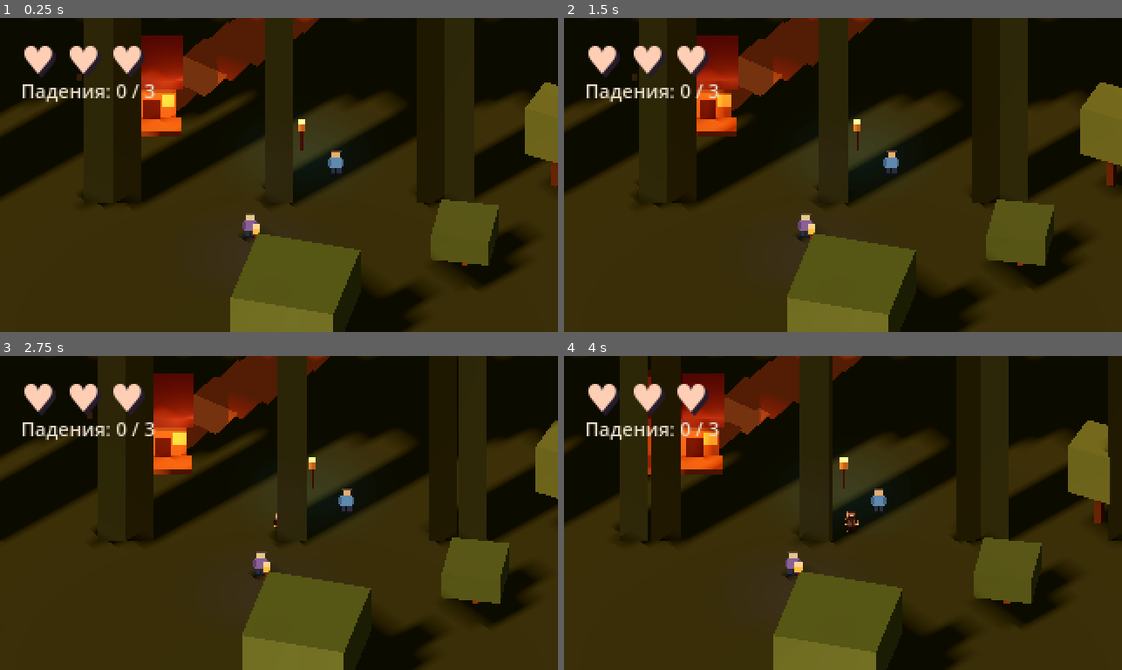
Above: before the commit, frames 1-4 (two rows, left to right).
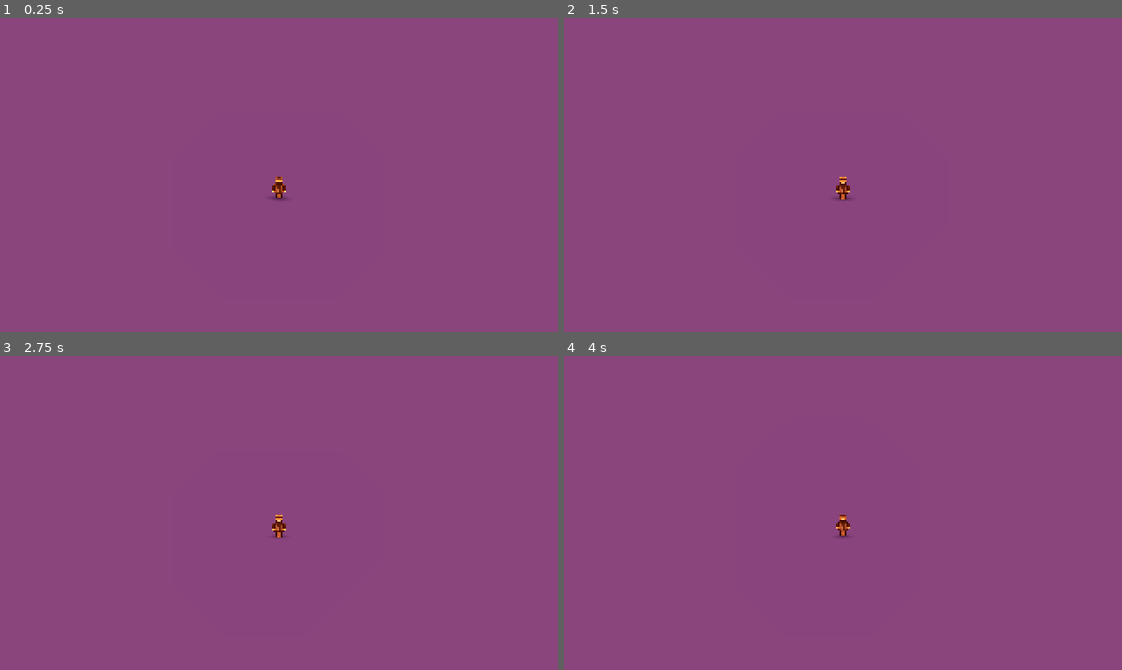
Above: after the commit, the same moments.

Repository: s1nnrockk/PIXELBOUND
Game: Godot game, scene res://scenes/test_lighting.tscn
Same seed, same stepped clock (60 frames per second), same inputs: the game is played once before the commit and once after it.
Inputs:
- Up to frame 1 (0.25 s): no input
- Up to frame 2 (1.5 s): tap Enter at 0.5 s; hold D 0.53-1.28 s; hold Ctrl 0.53-1.28 s; hold A from 1.28 s (still down); tap Shift at 1.35 s
- Up to frame 3 (2.75 s): release A at 2.03 s; hold D from 2.03 s (still down); hold Ctrl from 2.03 s (still down)
- Up to frame 4 (4 s): release Ctrl at 2.78 s; tap Shift at 2.85 s; release D at 3.53 s; hold A from 3.53 s (still down); hold Ctrl from 3.53 s (still down)

The runs differ from the first frame. In frame 1, 100% of the frame differs, in the area x 0-100%, y 0-100%; in frame 2, 100%; in frame 3, 100%; in frame 4, 100%.
Error after the commit: Invalid assignment of property or key 'controls_enabled' with value of type 'bool' on a base object of type 'CharacterBody3D (stealth_character.gd)'. (res://sc…

Commit message:
Improve camera framing and add house-exit intro

Diff:
--- a/scripts/forest_location.gd
+++ b/scripts/forest_location.gd
@@ -7,7 +7,8 @@
 const PATH_WIDTH := 2.2
 const PATH_STEP := 1.25
 
-var camera_origin := Vector3(0.0, 8.5, 9.5)
+var camera_origin := Vector3(0.0, 4.8, 8.5)
+var intro_label: Label
 var parallax_layers: Array[Node3D] = []
 var path_points: Array[Vector3] = []
 var rng := RandomNumberGenerator.new()
@@ -26,24 +27,68 @@
 
 func _ready() -> void:
 	rng.seed = 9042026
+	character.global_position = Vector3(-4.45, 0.0, -5.1)
+	character.controls_enabled = false
 	_build_forest()
-	camera.position = camera_origin
-	camera.rotation = Vector3(-0.68, 0.0, 0.0)
-	camera.size = 11.0
 	camera.projection = Camera3D.PROJECTION_ORTHOGONAL
+	camera.size = 5.8
 	camera.current = true
+	camera.global_position = character.global_position + camera_origin
+	camera.look_at(character.global_position + Vector3(0.0, 0.9, 0.0), Vector3.UP)
+	_build_intro_caption()
+	_play_house_exit()
 
 func _process(delta: float) -> void:
 	damage_cooldown = maxf(0.0, damage_cooldown - delta)
 	_update_health_gameplay(delta)
 	var target := character.global_position
-	var desired := Vector3(target.x * 0.72, camera_origin.y, target.z * 0.72 + camera_origin.z)
-	camera.position = camera.position.lerp(desired, 1.0 - exp(-delta * 2.4))
+	var desired := Vector3(target.x, camera_origin.y, target.z + camera_origin.z)
+	camera.global_position = camera.global_position.lerp(desired, 1.0 - exp(-delta * 3.2))
+	camera.look_at(target + Vector3(0.0, 0.9, 0.0), Vector3.UP)
 	for i in range(parallax_layers.size()):
 		var layer := parallax_layers[i]
 		var factor := 0.12 + float(i) * 0.12
 		layer.position.x = -target.x * factor
 		layer.position.z = -target.z * factor * 0.35
+
+func _build_intro_caption() -> void:
+	var layer := CanvasLayer.new()
+	layer.name = "IntroCaption"
+	add_child(layer)
+	intro_label = Label.new()
+	intro_label.text = "PIXELBOUND  |  A NEW JOURNEY"
+	intro_label.horizontal_alignment = HORIZONTAL_ALIGNMENT_CENTER
+	intro_label.anchor_left = 0.0
+	intro_label.anchor_right = 1.0
+	intro_label.anchor_top = 0.78
+	intro_label.anchor_bottom = 0.92
+	intro_label.add_theme_font_size_override("font_size", 24)
+	intro_label.add_theme_color_override("font_color", Color("#f4dfbd"))
+	intro_label.add_theme_color_override("font_shadow_color", Color("#171b24"))
+	intro_label.add_theme_constant_override("shadow_offset_x", 2)
+	intro_label.add_theme_constant_override("shadow_offset_y", 2)
+	layer.add_child(intro_label)
+	intro_label.modulate.a = 0.0
+	var fade := create_tween()
+	fade.tween_property(intro_label, "modulate:a", 1.0, 0.8)
+	fade.tween_interval(2.0)
+	fade.tween_property(intro_label, "modulate:a", 0.0, 1.0)
+
+func _play_house_exit() -> void:
+	await get_tree().create_timer(0.7).timeout
+	var walk := create_tween()
+	walk.set_trans(Tween.TRANS_SINE)
+	walk.set_ease(Tween.EASE_IN_OUT)
+	walk.tween_property(character, "global_position", Vector3(-4.45, 0.0, -1.65), 2.6)
+	await walk.finished
+	var zoom := create_tween()
+	zoom.set_trans(Tween.TRANS_SINE)
+	zoom.set_ease(Tween.EASE_OUT)
+	zoom.tween_property(camera, "size", 7.6, 1.1)
+	await zoom.finished
+	character.controls_enabled = true
+	if is_instance_valid(intro_label):
+		intro_label.queue_free()
 
 func _build_forest() -> void:
 	grass_material = _mat(Color("#243d32"))
